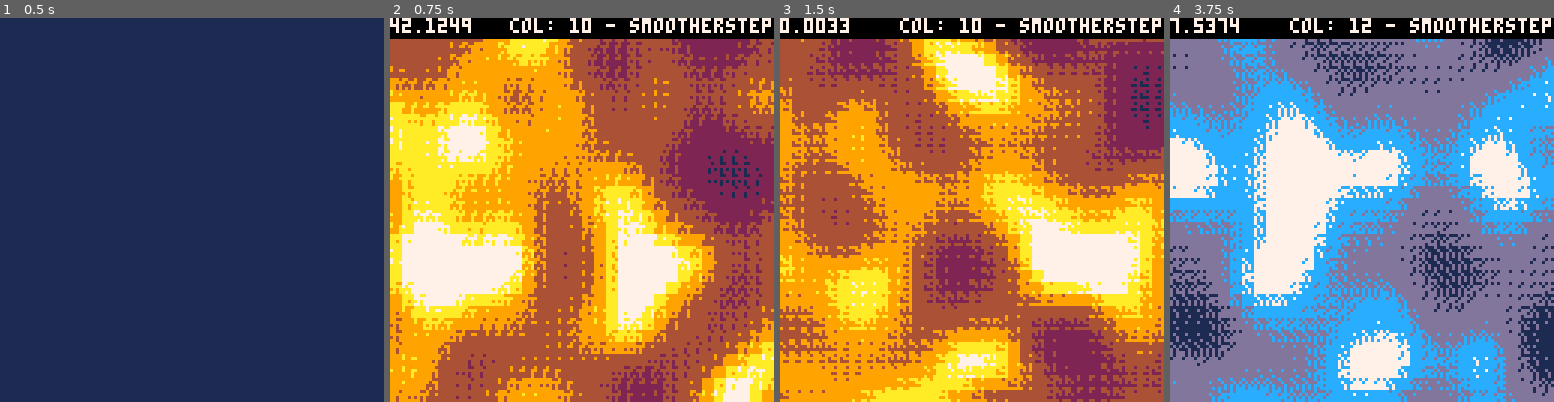
Above: before the commit, frames 1-4 (left to right).
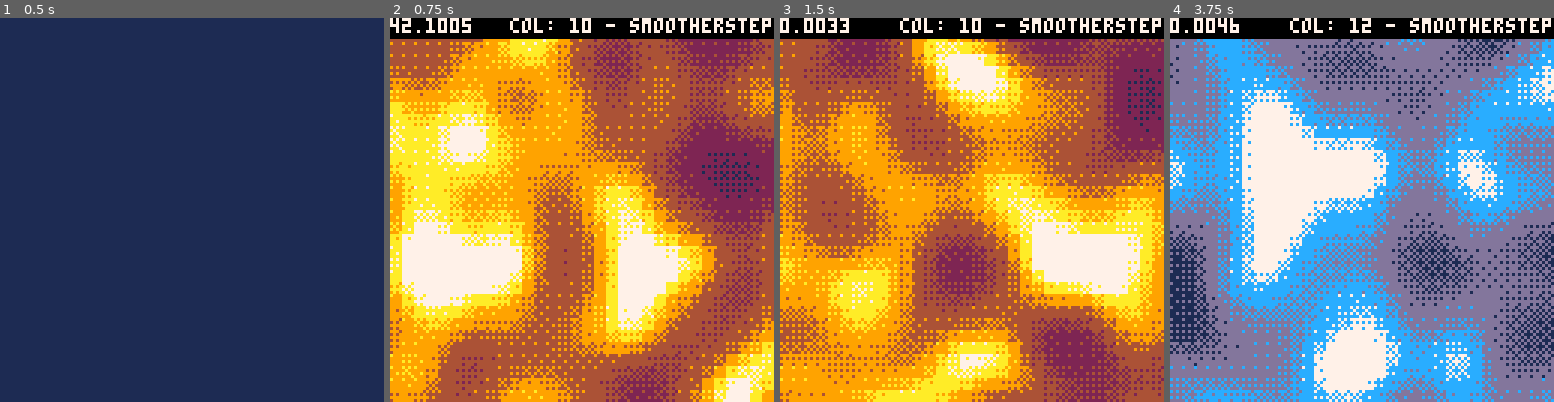
Above: after the commit, the same moments.

Repository: Schnobb/pico8-stuff
Game: PICO-8 cartridge perlin.p8
The game is run twice, just before and just after one commit, with the same random seed, the same clock (stepped at 60 frames per second) and the same inputs.
Inputs:
- Up to frame 1 (0.5 s): tap X (X key) at 0.33 s
- Up to frame 2 (0.75 s): tap O (Z key) at 0.7 s
- Up to frame 3 (1.5 s): tap X (X key) at 1.07 s
- Up to frame 4 (3.75 s): hold Right 1.6-2.1 s; tap O (Z key) every 0.4 s from 1.7 to 3.7 s; tap X (X key) at 1.85, 2.97 s; hold Up 2.15-2.42 s; hold Right 2.47-3.03 s; hold Left 3.08-3.58 s; hold Down from 3.63 s (still down)

Frame 1 is identical in both runs. In frame 2, 20% of the frame differs, in the area x 0-100%, y 0-100%; in frame 3, 22%; in frame 4, 36%.

Commit message:
garbage

Diff:
--- a/perlin.p8
+++ b/perlin.p8
@@ -25,7 +25,7 @@
 
  draw=true
  debug=true
- rnd_pat=true
+ rnd_pat=false
 
  interp_list={
   {f=lerp,name="lerp"},
--- /dev/null
+++ b/snek.p8
@@ -0,0 +1,383 @@
+pico-8 cartridge // http://www.pico-8.com
+version 29
+__lua__
+function _init()
+ snake={
+  x=15,
+  y=15,
+  sx=1,
+  sy=0,
+  tail={},
+  total=0
+ }
+
+ gs={
+  tick=0,
+  maxtick=60,
+  speed=10,
+  fade_speed=1,
+  debug={},
+
+  mode="",
+  title="sand-snake"
+ }
+
+ scl=4
+ pill={}
+ rndpill()
+
+ setmode("start")
+end
+
+function _update60()
+ gs.debug={}
+
+ if gs.mode=="start" then
+  update_start()
+ elseif gs.mode=="game" then
+  update_game()
+ elseif gs.mode=="dead" then
+  update_dead()
+ end
+end
+
+function _draw()
+ if gs.mode=="start" then
+  draw_start()
+ elseif gs.mode=="game" then
+  draw_game()
+ elseif gs.mode=="dead" then
+  draw_dead()
+ end
+
+ for _,v in pairs(gs.debug) do
+  color(0)
+  print(v)
+ end
+end
+
+function setmode(mode)
+ if mode=="start" then
+  music(0)
+  gs.mode=mode
+ elseif mode=="game" then
+  music(3)
+  gs.mode=mode
+  snake.total=0
+  snake.tail={}
+ elseif mode=="dead" then
+  music(2)
+  gs.mode=mode
+ end
+
+ pal()
+ cls(0)
+ gs.tick=0
+end
+
+function debug(str)
+ add(gs.debug,str)
+end
+-->8
+-- logic
+
+function tick()
+ add(snake.tail,{snake.x,snake.y})
+
+ while #snake.tail>snake.total do
+  deli(snake.tail,1)
+ end
+
+ snake.x+=snake.sx
+ snake.y+=snake.sy
+
+ --snake.x=mid(0,snake.x,127\scl)
+ --snake.y=mid(0,snake.y,127\scl)
+
+ snake.x=snake.x%(128\scl)
+ snake.y=snake.y%(128\scl)
+
+ if collide(snake.x,snake.y,pill[1],pill[2]) then
+  sfx(0)
+  snake.total+=1
+  rndpill()
+ end
+
+ if collide_tail(snake.x,snake.y) then
+  setmode("dead")
+ end
+end
+
+function rndpill()
+ local x,y=pill[1],pill[2]
+ while collide(pill[1],pill[2],x,y) or collide_tail(pill[1],pill[2]) do
+  x,y=flr(rnd(127\scl)),flr(rnd(127\scl))
+ end
+ pill={x,y}
+end
+
+function collide(x0,y0,x1,y1)
+ return x0==x1 and y0==y1
+end
+
+function collide_tail(x,y)
+ for _,t in pairs(snake.tail) do
+  if collide(x,y,t[1],t[2]) then
+   return true
+  end
+ end
+end
+
+function update_start()
+ if gs.tick>0 then
+  if gs.tick>=gs.maxtick then
+   setmode("game")
+   return
+  end
+
+  gs.tick+=gs.fade_speed
+ else
+  if btnp(❎) then
+	  sfx(1)
+	  gs.tick=1
+	 end
+ end
+end
+
+function update_game()
+ if btnp(⬆️) then
+  snake.sx=0 snake.sy=-1
+ elseif btnp(⬇️) then
+  snake.sx=0 snake.sy=1
+ elseif btnp(⬅️) then
+  snake.sx=-1 snake.sy=0
+ elseif btnp(➡️) then
+  snake.sx=1 snake.sy=0
+ end
+
+ debug(snake.total)
+
+ gs.tick+=gs.speed
+ if gs.tick>=gs.maxtick then
+  gs.tick=0
+  tick()
+ end
+end
+
+function update_dead()
+ if btnp(❎) then
+  setmode("start")
+  return
+ end
+
+ gs.tick+=4
+ if gs.tick>=gs.maxtick then
+  gs.tick=0
+ end
+end
+-->8
+-- draw
+function draw_start()
+ if gs.tick<=0 then
+  cls(0)
+  sspr(0,8,127,90,0,127-90)
+
+  local sw,sh=#gs.title*4,6
+  local x,y=128/2-sw\2,128/2-sh\2-16
+  printwob(gs.title,x,y,4,0.5,1)
+  printwob(gs.title,x,y,5,0.5,2)
+  printwob(gs.title,x,y,6,0.5,4)
+  printwob(gs.title,x,y,7,0.5,9)
+  printwob(gs.title,x,y,8,0.5,12)
+  printwob(gs.title,x,y,9,0.5,6)
+  printwob(gs.title,x,y,10,0.5,7)
+
+  local msg="press ❎ to start"
+  sw,sh=#msg*4,6
+  x,y=128/2-sw\2,100
+
+  printwob(msg,x,y+1,3,0.3,5)
+  printwob(msg,x,y,3,0.3,7)
+ else
+  local flsh=flr(time()*10)%2
+  cls(flsh*5)
+ end
+end
+
+function printwob(str,x,y,of,spd,col)
+ local woby=sin(time()*spd)
+ print(str,x,y+flr(of*woby),col)
+end
+
+function draw_game()
+ cls(1)
+
+ for _,tail in pairs(snake.tail) do
+  drawseg(tail[1],tail[2],15)
+ end
+
+ drawseg(pill[1],pill[2],12)
+ drawseg(snake.x,snake.y,14)
+end
+
+function draw_dead()
+ if gs.tick==0 then
+  cls(10)
+	 for i=0,16 do
+	  local r=flr(rnd(3))+11
+	  local msg="game over"
+
+	  if rnd()<0.1 then
+	   msg="dead dead dead dead dead dead dead dead dead dead dead dead dead dead dead dead dead dead dead dead dead dead dead dead dead dead dead dead dead dead dead dead dead dead dead dead dead dead dead dead dead dead dead dead dead dead dead dead dead dead"
+	  end
+
+	  printrnd(msg,r)
+	 end
+ end
+
+ pal(10,choice({8,136}),1)
+
+ pal(11,choice({7,136,8}),1)
+ pal(12,choice({7,136,8}),1)
+ pal(13,choice({7,136,8}),1)
+
+ local msg="press ❎ to restart"
+ local sw=#msg*4
+ local x,y=(64-sw\2),64
+ print(msg,x,y-1,7)
+ print(msg,x,y+1,7)
+ print(msg,x,y,0)
+end
+
+function printrnd(str,col)
+ local x,y=flr(rnd(256)-128),flr(rnd(256)-128)
+ print(str,x,y,col)
+end
+
+function choice(arr)
+ local r=flr(rnd(#arr))+1
+ --debug(r)
+ return arr[r]
+end
+
+function drawseg(x,y,col)
+ rectfill(x*scl,y*scl,(x+1)*scl-1,(y+1)*scl-1,col)
+end
+…(118 lines of a section not shown)…
--- /dev/null
+++ b/tet.p8
@@ -0,0 +1,64 @@
+pico-8 cartridge // http://www.pico-8.com
+version 29
+__lua__
+function _init()
+	gs={
+		tick=0,
+		maxtick=60,
+		speed=2,
+
+		width=10,
+		height=20,
+
+		backcolor=0
+	}
+
+	gs.grid={}
+
+	for y=0,gs.height do
+		gs.grid[y]={}
+
+	 for x=0,gs.width do
+	  gs.grid[y][x]=1
+	 end
+	end
+
+	gs.grid[0][5]=14
+end
+
+function _update60()
+	gs.tick+=gs.speed
+	if gs.tick>=gs.maxtick then
+	 gs.tick=0
+	 gametick()
+	end
+end
+
+function _draw()
+ cls(0)
+
+ for y,row in pairs(gs.grid) do
+ 	for x,cell in pairs(row) do
+ 		pset(x,y,cell)
+ 	end
+ end
+end
+-->8
+function gametick()
+ for y,row in pairs(gs.grid) do
+  for x=#row-1,0 do
+   local cell=row[x]
+   if cell>1 and y<gs.height then
+    gs.grid[y][x]=1
+    gs.grid[y+1][x]=cell
+   end
+  end
+ end
+end
+__gfx__
+00000000000000000000000000000000000000000000000000000000000000000000000000000000000000000000000000000000000000000000000000000000
+00000000000000000000000000000000000000000000000000000000000000000000000000000000000000000000000000000000000000000000000000000000
+00700700000000000000000000000000000000000000000000000000000000000000000000000000000000000000000000000000000000000000000000000000
+00077000000000000000000000000000000000000000000000000000000000000000000000000000000000000000000000000000000000000000000000000000
+00077000000000000000000000000000000000000000000000000000000000000000000000000000000000000000000000000000000000000000000000000000
+00700700000000000000000000000000000000000000000000000000000000000000000000000000000000000000000000000000000000000000000000000000
--- /dev/null
+++ b/wibbly.p8
@@ -0,0 +1,24 @@
+pico-8 cartridge // http://www.pico-8.com
+version 29
+__lua__
+function _init()
+ poke(0x5f2d,1)
+end
+
+function _draw()
+ cls()
+ for x=0,127 do
+  pset(x,stat(33)+2+sin(x/32+time()*2)*2.9,8)
+ end
+end
+
+function _update60()
+
+end
+__gfx__
+00000000000000000000000000000000000000000000000000000000000000000000000000000000000000000000000000000000000000000000000000000000
+00000000000000000000000000000000000000000000000000000000000000000000000000000000000000000000000000000000000000000000000000000000
+00700700000000000000000000000000000000000000000000000000000000000000000000000000000000000000000000000000000000000000000000000000
+00077000000000000000000000000000000000000000000000000000000000000000000000000000000000000000000000000000000000000000000000000000
+00077000000000000000000000000000000000000000000000000000000000000000000000000000000000000000000000000000000000000000000000000000
+00700700000000000000000000000000000000000000000000000000000000000000000000000000000000000000000000000000000000000000000000000000
Not shown, changed: 118 lines of the sprite sheet (__gfx__) section of snek.p8
Not shown, changed: the music (__music__) section of snek.p8
Not shown, changed: the sound effects (__sfx__) section of snek.p8
